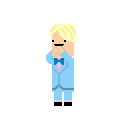
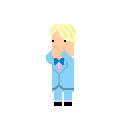
Layer changes from the first 128 × 128 image to the second:
painted on "Layer 1" over 54, 44, 64, 46
